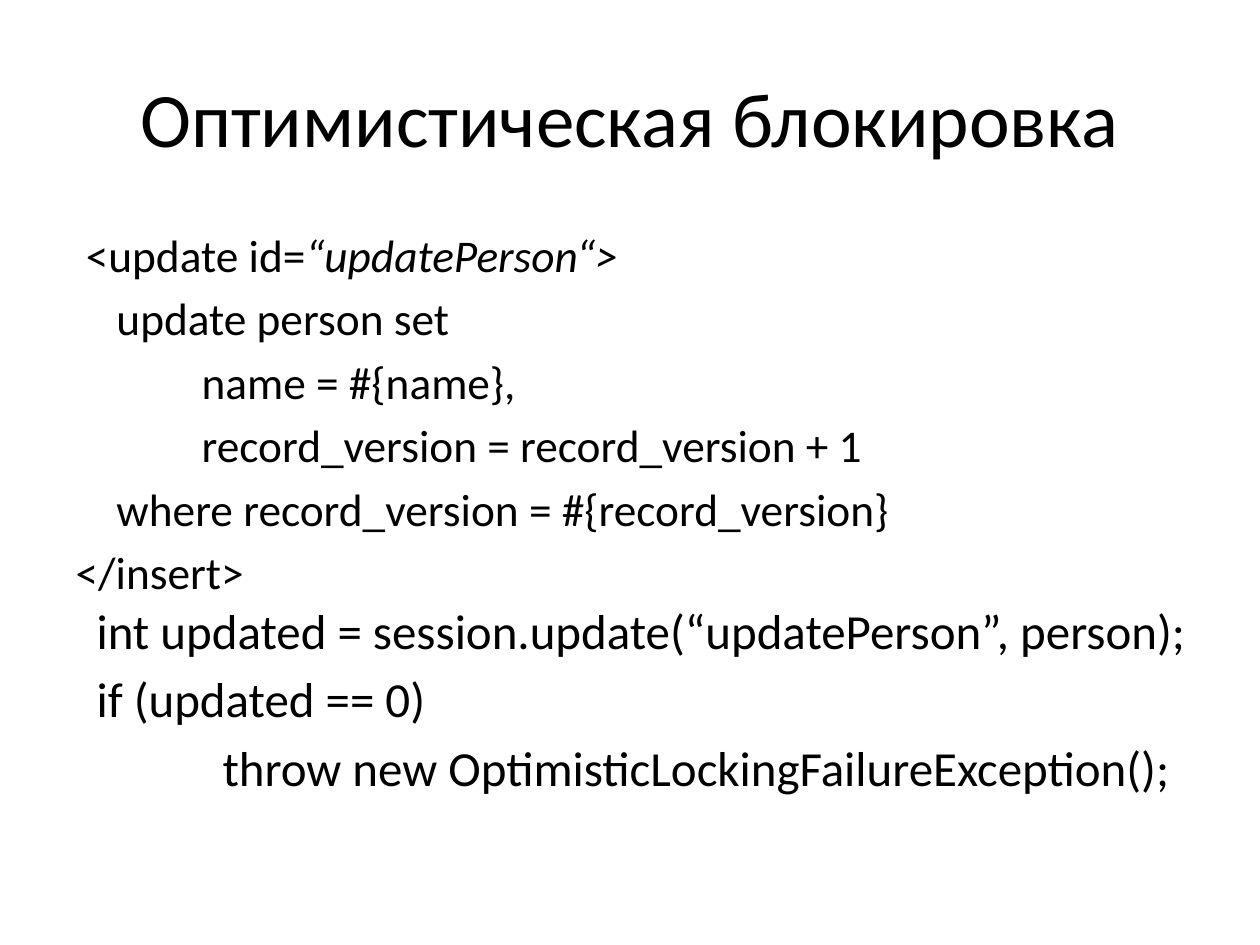
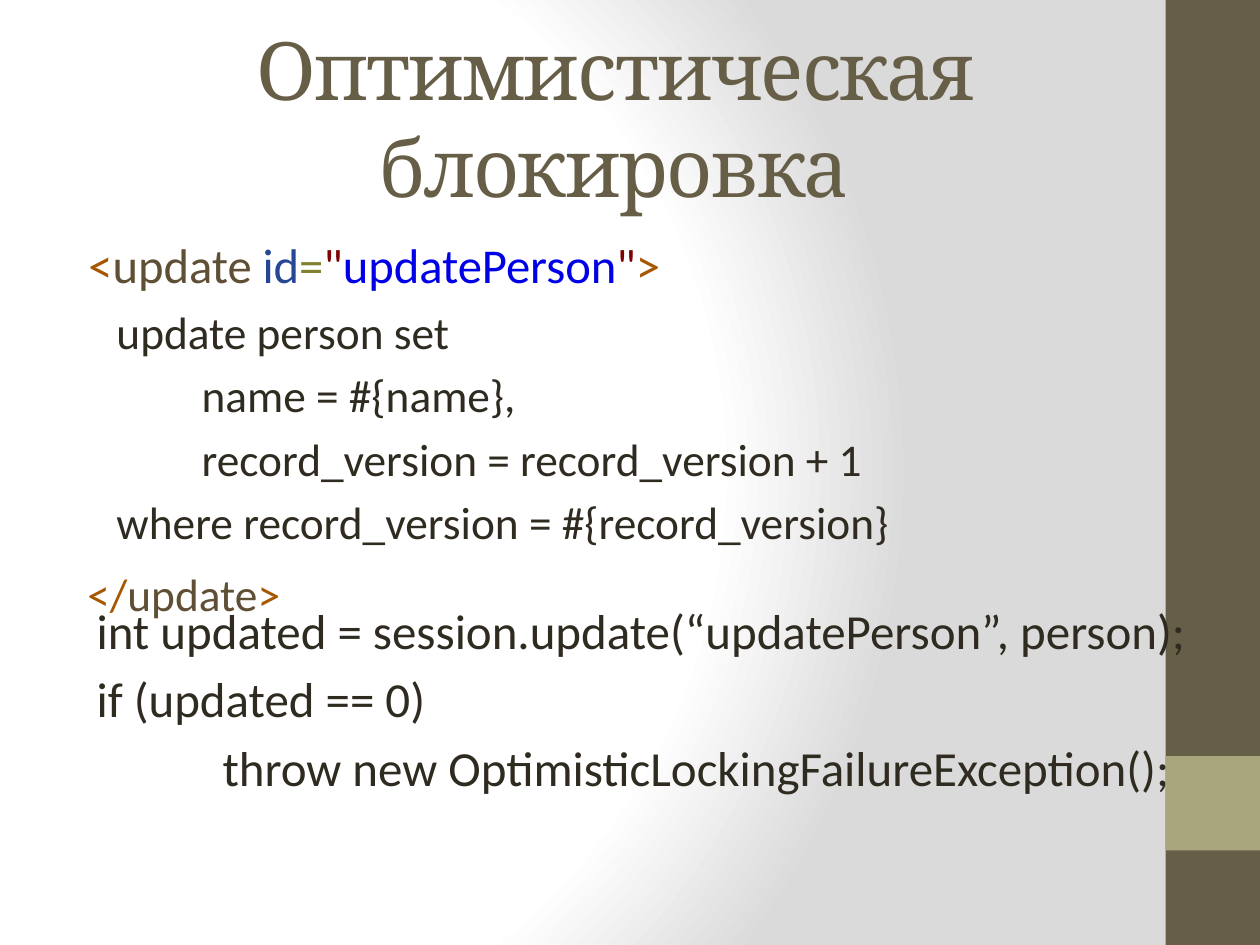
Before and after one commit to vitali-kviatkouski/personal, a slide deck: slide 18 of MyBatis.pptx (slide 17 before the commit). Drawn at 1260x945 pixels with LibreOffice and Linux fonts; fonts in the diff are those of the drawing. Boxes give left, top, right and bottom in pixels: in the first picture for what was removed or moved away, otherwise in the second. Text is boxed around its words. In the diff, an @@ line names an element or a change of style, - is before the commit and + after.

```diff
--- a/MyBatis.pptx
+++ b/MyBatis.pptx
@@ background #FFFFFF to gradient #FFFFFF to #DADADA @@
@@ rectangle added at [1166,0,1260,945], fill #675E47 @@
@@ title "Оптимистическая блокировка" at [256,42,974,217]: size 44 to 46 pt, font Calibri to Cambria, text colour #000000 to #675E47, letter spacing 0 to -1 pt @@
@@ text at [88,249,660,291]: text changed; size 25.9 to 27.8 pt; text colour #000000 to #0000E6; italic off @@
-<update id=“updatePerson“>
+<update id="updatePerson">
@@ text at [116,317,889,546]: text colour #000000 to #2F2B20 in "update person set", "name = #{name},", "record_version = record_version + 1", "where record_version = #{record_version}" @@
@@ text at [76,557,244,591]: text changed; text colour #000000 to #5F5035 @@
-</insert>
+</update>
@@ text "int updated = session.update(“updatePerson”, person);" at [97,608,1185,798]: text colour #000000 to #2F2B20 @@
@@ rectangle added at [1166,756,1260,850], fill #A9A57C @@
```
Also in this commit, not shown: 21 other slides changed, 4 slides added, 1 slide removed.
